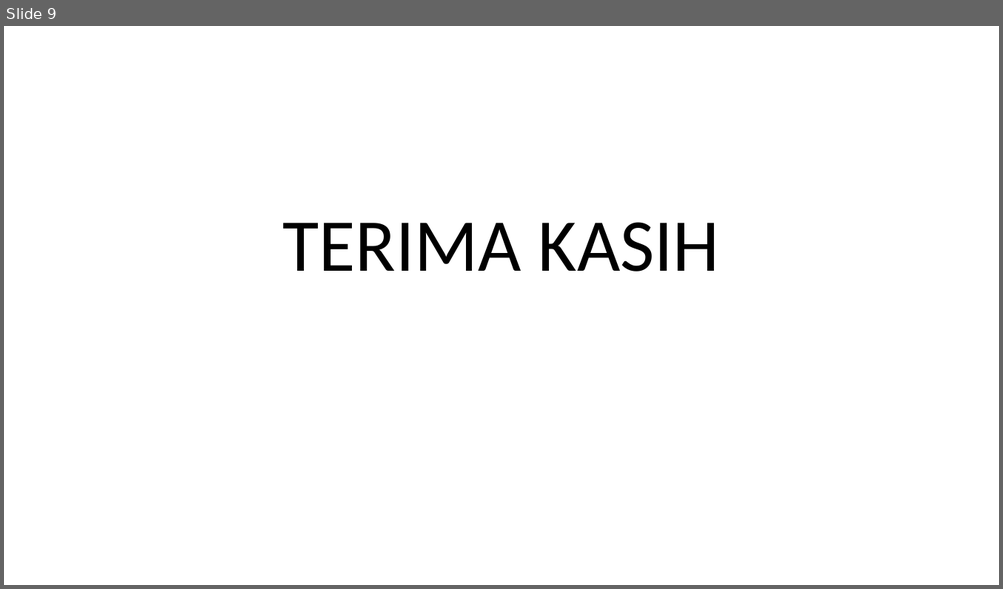
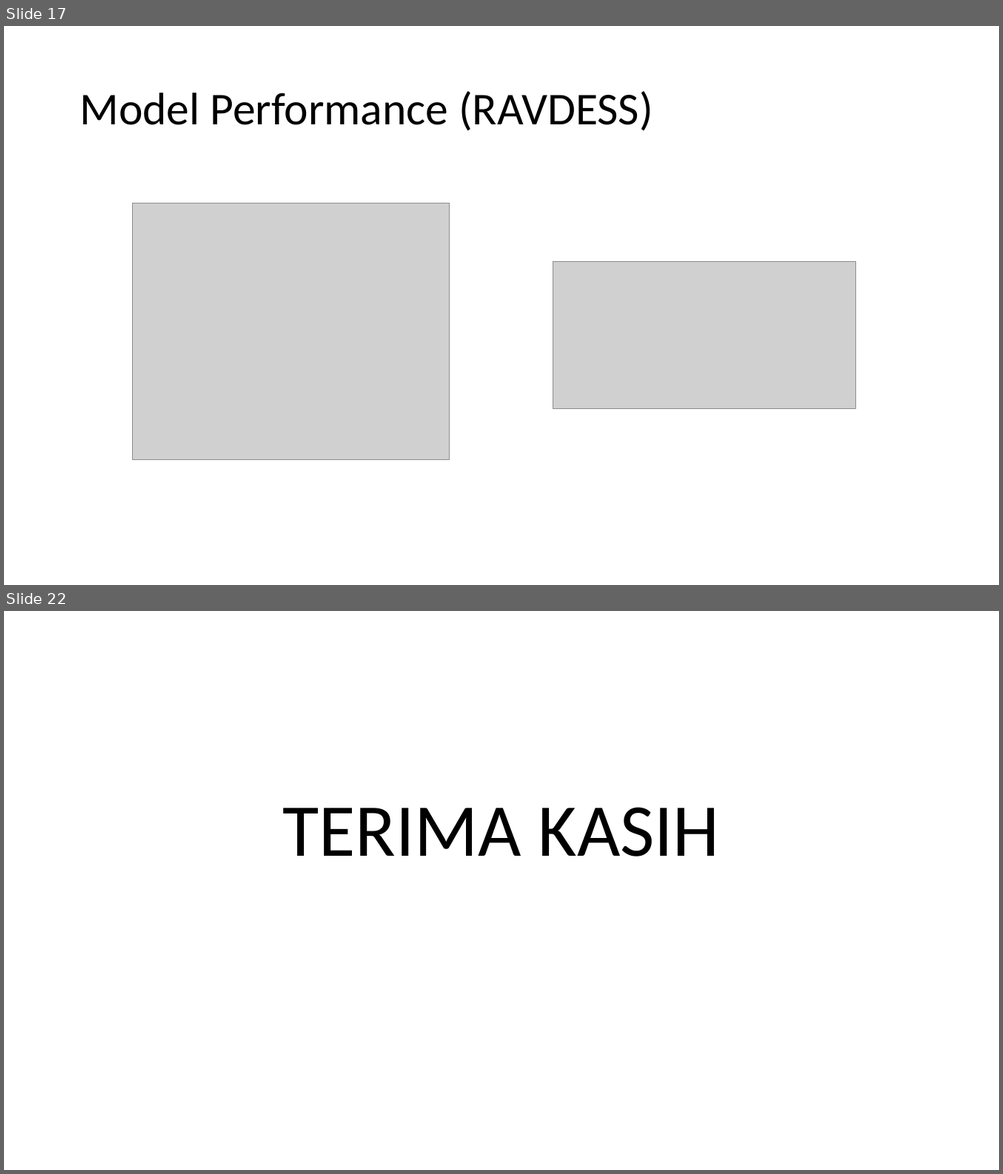
Before and after one commit to satria-ui/TugasAkhir2023, a slide deck: Template presentasi TA.pptx. Shown one above the other, each under a label of ours: slide 9 before the commit, slides 17 and 22 after it; the slides between them are not shown. The pictures are 1003x589 and 1003x1174 pixels, drawn with LibreOffice and Linux fonts; fonts in the diff are those of the drawing; grey boxes stand for pictures; background and template pictures are left out. Boxes give left, top, right and bottom in pixels: in the first picture for what was removed or moved away, otherwise in the second. Text is boxed around its words. In the diff, an @@ line names an element or a change of style, - is before the commit and + after.

```diff
--- a/Template presentasi TA.pptx
+++ b/Template presentasi TA.pptx
@@ slide 17 added at <box>4,26,999,585</box>, background picture (left out) @@
@@ title added at <box>79,91,653,131</box>, 44 pt, text #000000 @@
+Model Performance (RAVDESS)
@@ picture added at <box>132,203,449,460</box> @@
@@ picture added at <box>553,262,855,409</box> @@
@@ what was slide 9 is now slide 22 @@
```
Also in this commit, not shown: 1 slide changed, 18 other slides added, 6 slides removed, 1 other file.
